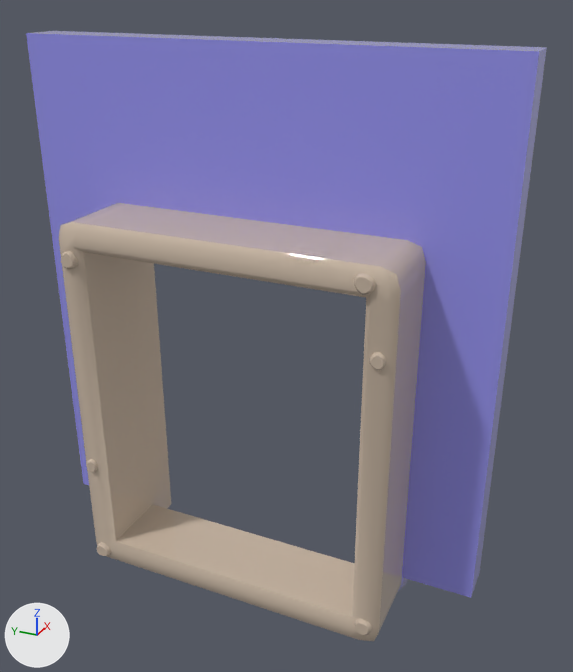
The FBX model Assets/FPV/03_Art/03_KitModulaire/02_Aeration/SM_Porte_Aeration.fbx: old version first, new version second.
Camera for both pictures: a camera (50 mm lens) standing at (-4.61, -2.33, 4.11) and looking at (-0.02, -0.26, 1.82). Every picture has the same lights, and +X, +Y and +Z are marked at lower left. The older version comes first. Where no turn or scale is listed for an object, it has been applied to the vertices.

The first picture shows 'SM_Porte_Aeration'.
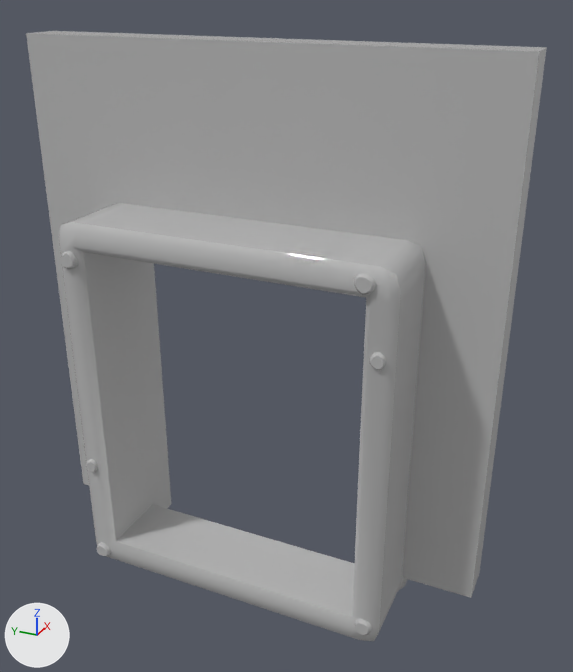
Location of each change, [x1, y1, x2, y2] in pixels of the pictures (573 x 672 px):
```json
{"part": 1, "of": "me_mesh", "change": "recoloured", "before": [26, 31, 547, 598], "after": [26, 31, 547, 598], "on screen": "blue to grey"}
{"part": 2, "of": "me_mesh", "change": "recoloured", "before": [59, 203, 426, 641], "after": [59, 203, 426, 641], "on screen": "beige to grey"}
```

Edits to the scene script, one JSON object a line:
```json
{"op": "add", "block": "mat_material__136", "code": ["mat_material__136 = principled_material('Material #136')", "mat_material__136.base_color = (0.5, 0.5, 0.5)  # grey #bcbcbc", "mat_material__136.roughness = 0.0"]}
{"block": "me_mesh", "where": "me_mesh.from_pydata(...)  # 298 vertices, 524 faces; spans x -0.61..0.28, y -1.72..1.72, z -0.19..3.74"}
{"block": "me_mesh", "where": "# used by ob_sm_porte_aeration; location = (0.0, 0.0, 0.0)"}
{"block": "me_mesh", "change": "me_mesh part 1: all 106 faces that had it switch from mat_01___default (blue #9795ef) to mat_material__136 (grey #bcbcbc)"}
{"block": "me_mesh", "change": "me_mesh part 2: all 418 faces that had it switch from mat_02___default (beige #cbb9a7) to mat_material__136 (grey #bcbcbc)"}
```
